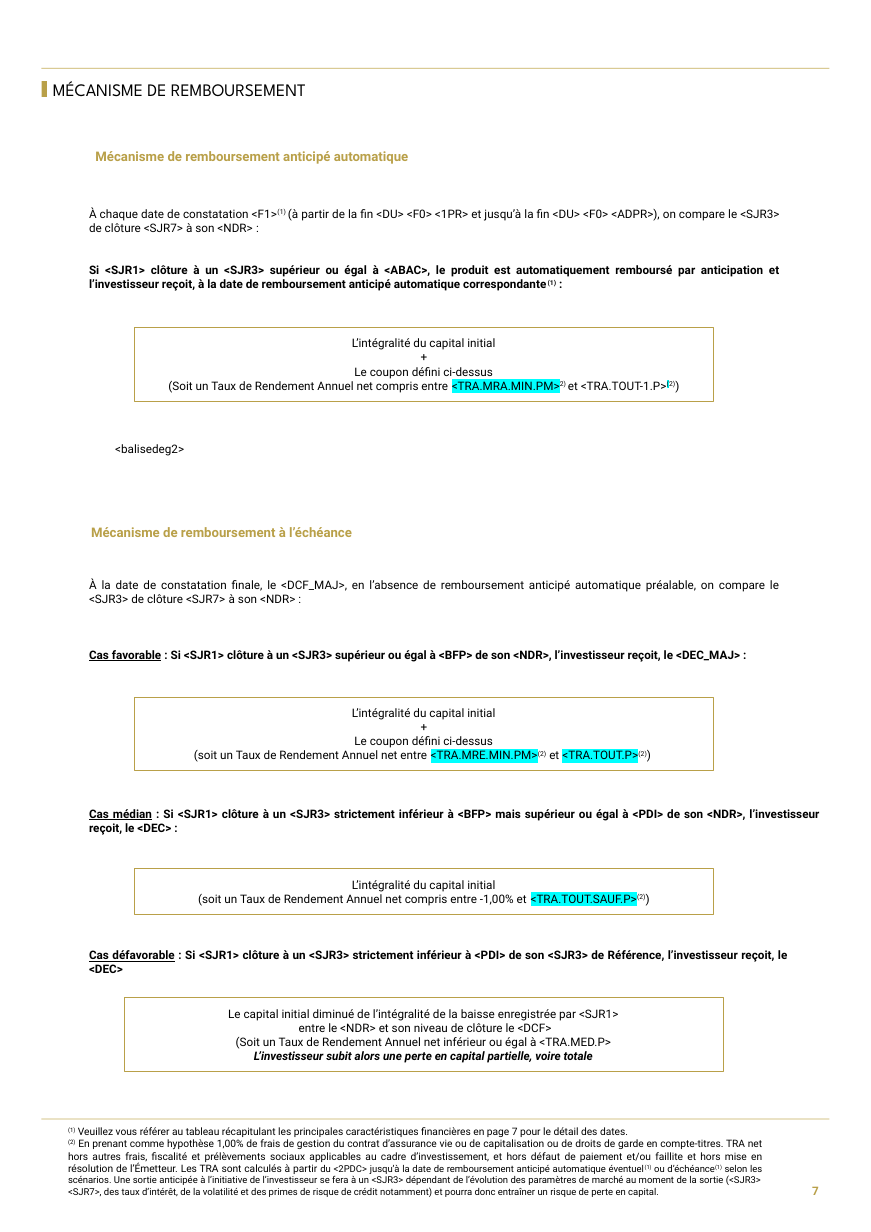
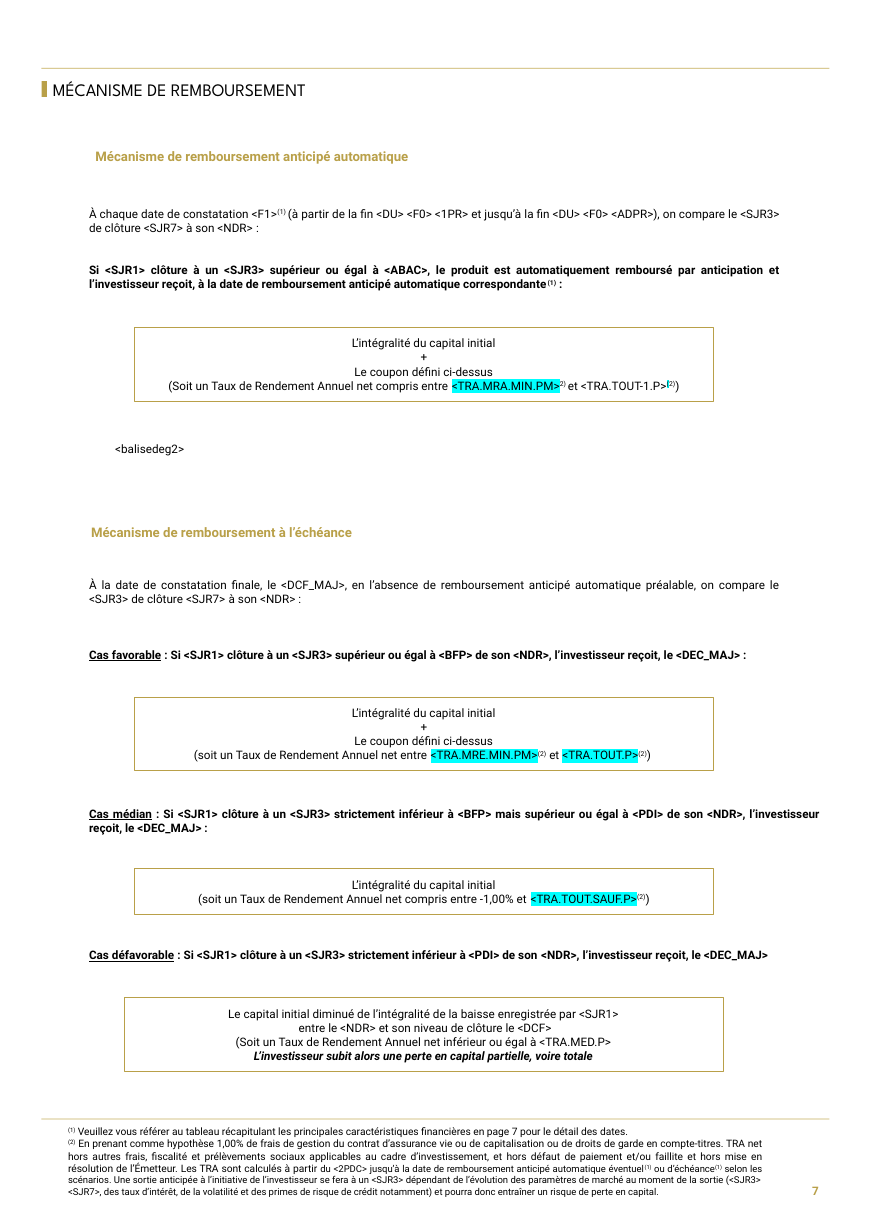
Before and after one commit to guillaumejacquin/equitim-project2, a slide deck: slide 7 of Templates/crédit suisse.pptx. Drawn at 871x1232 pixels with LibreOffice and Linux fonts; fonts in the diff are those of the drawing; background and template pictures are left out. Boxes give left, top, right and bottom in pixels: in the first picture for what was removed or moved away, otherwise in the second. Text is boxed around its words. In the diff, an @@ line names an element or a change of style, - is before the commit and + after.

```diff
--- a/Templates/crédit suisse.pptx
+++ b/Templates/crédit suisse.pptx
@@ text at <box>89,809,819,835</box>: text changed @@
-Cas médian : Si <SJR1> clôture à un <SJR3> strictement inférieur à <BFP> mais supérieur ou égal à <PDI> de son <NDR>, l’investisseur reçoit, le <DEC> :
+Cas médian : Si <SJR1> clôture à un <SJR3> strictement inférieur à <BFP> mais supérieur ou égal à <PDI> de son <NDR>, l’investisseur reçoit, le <DEC_MAJ> :
@@ text at <box>89,950,768,962</box>: text changed @@
-Cas défavorable : Si <SJR1> clôture à un <SJR3> strictement inférieur à <PDI> de son <SJR3> de Référence, l’investisseur reçoit, le <DEC>
+Cas défavorable : Si <SJR1> clôture à un <SJR3> strictement inférieur à <PDI> de son <NDR>, l’investisseur reçoit, le <DEC_MAJ>
```
Also in this commit, not shown: 7 other slides changed, 1 slide added, 1 slide removed, 12 other files.
